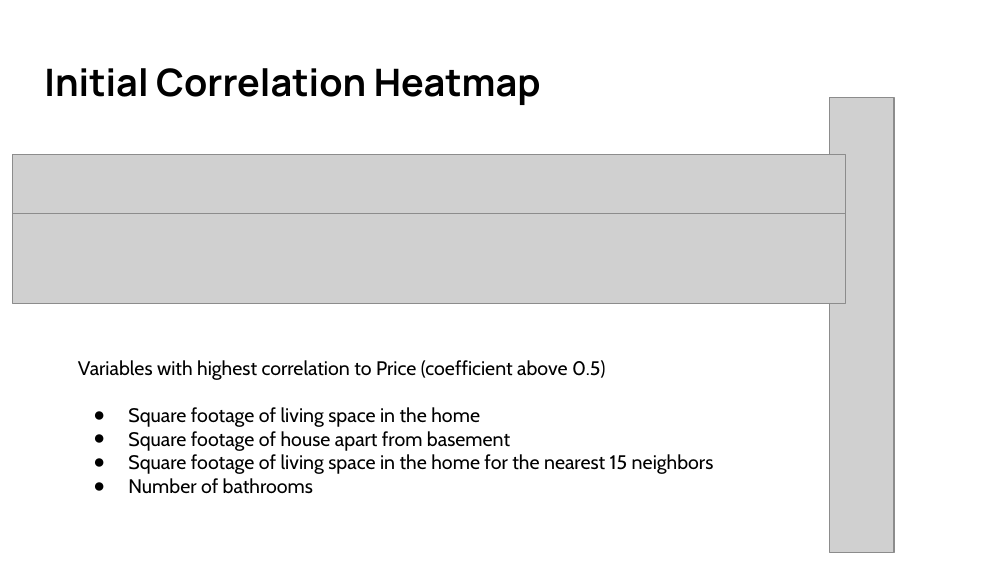
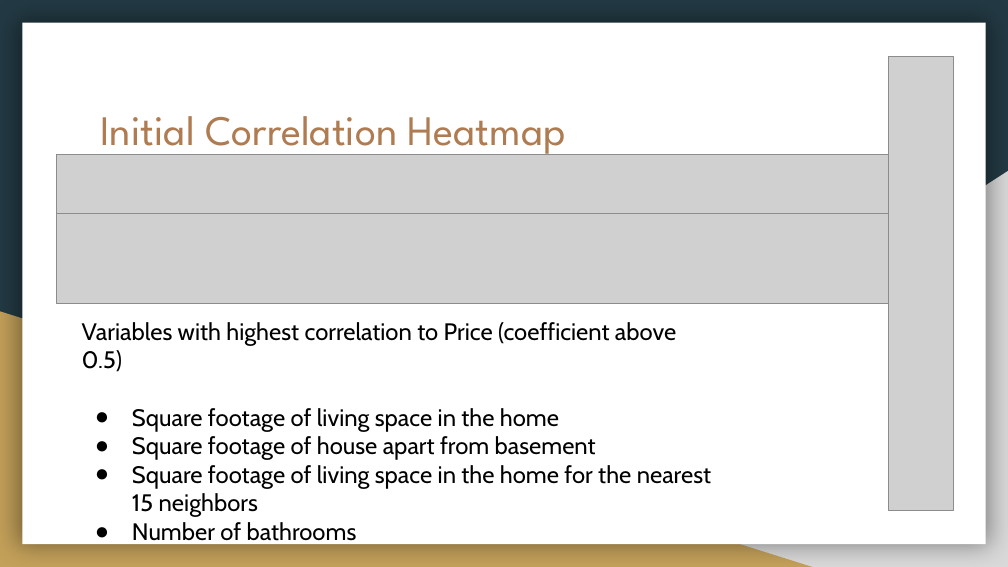
Before and after one commit to MusaAbbasi/Phase_2_Project, a slide deck: slide 4 of Phase 2 Project Presentation.pptx. Drawn at 1008x567 pixels with LibreOffice and Linux fonts; fonts in the diff are those of the drawing; grey boxes stand for pictures. Boxes give left, top, right and bottom in pixels: in the first picture for what was removed or moved away, otherwise in the second. Text is boxed around its words. In the diff, an @@ line names an element or a change of style, - is before the commit and + after.

```diff
--- a/Phase 2 Project Presentation.pptx
+++ b/Phase 2 Project Presentation.pptx
@@ background #FFFFFF to #233A44 @@
@@ rectangle added at <box>22,23,986,544</box>, fill #FFFFFF @@
@@ picture: place and size @@
-picture at <box>830,98,894,552</box>
+picture at <box>889,56,954,511</box>
@@ title "Initial Correlation Heatmap": place and size @@
-title "Initial Correlation Heatmap" at <box>44,68,541,105</box>
+title "Initial Correlation Heatmap" at <box>100,116,566,158</box>
@@ title "Initial Correlation Heatmap" at <box>100,116,566,158</box>: size 27 to 30 pt, font Manrope to League Spartan, text colour #000000 to #AF7B51, bold off @@
@@ picture: place and size @@
-picture at <box>13,155,846,214</box>
+picture at <box>56,155,889,214</box>
@@ right triangle added at <box>395,171,1008,567</box>, fill #D9D9D9 @@
@@ picture: place and size @@
-picture at <box>13,214,846,304</box>
+picture at <box>56,214,889,304</box>
@@ right triangle added at <box>0,311,812,567</box>, fill #C4A15A @@
@@ text "Variables with highest correlation to ...": place and size @@
-text "Variables with highest correlation to ..." at <box>78,360,714,494</box>
+text "Variables with highest correlation to ..." at <box>82,322,711,546</box>
@@ text "Variables with highest correlation to ..." at <box>82,322,711,546</box>: size 14 to 17 pt; indent changed @@
```
Also in this commit, not shown: 4 other slides changed, 8 slides added, 7 slides removed, 2 other files.
